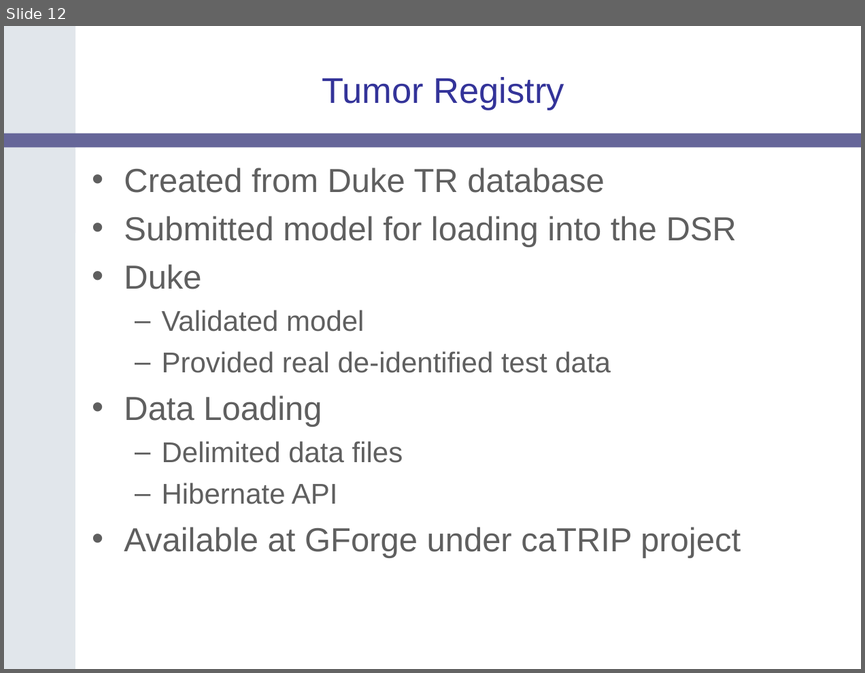
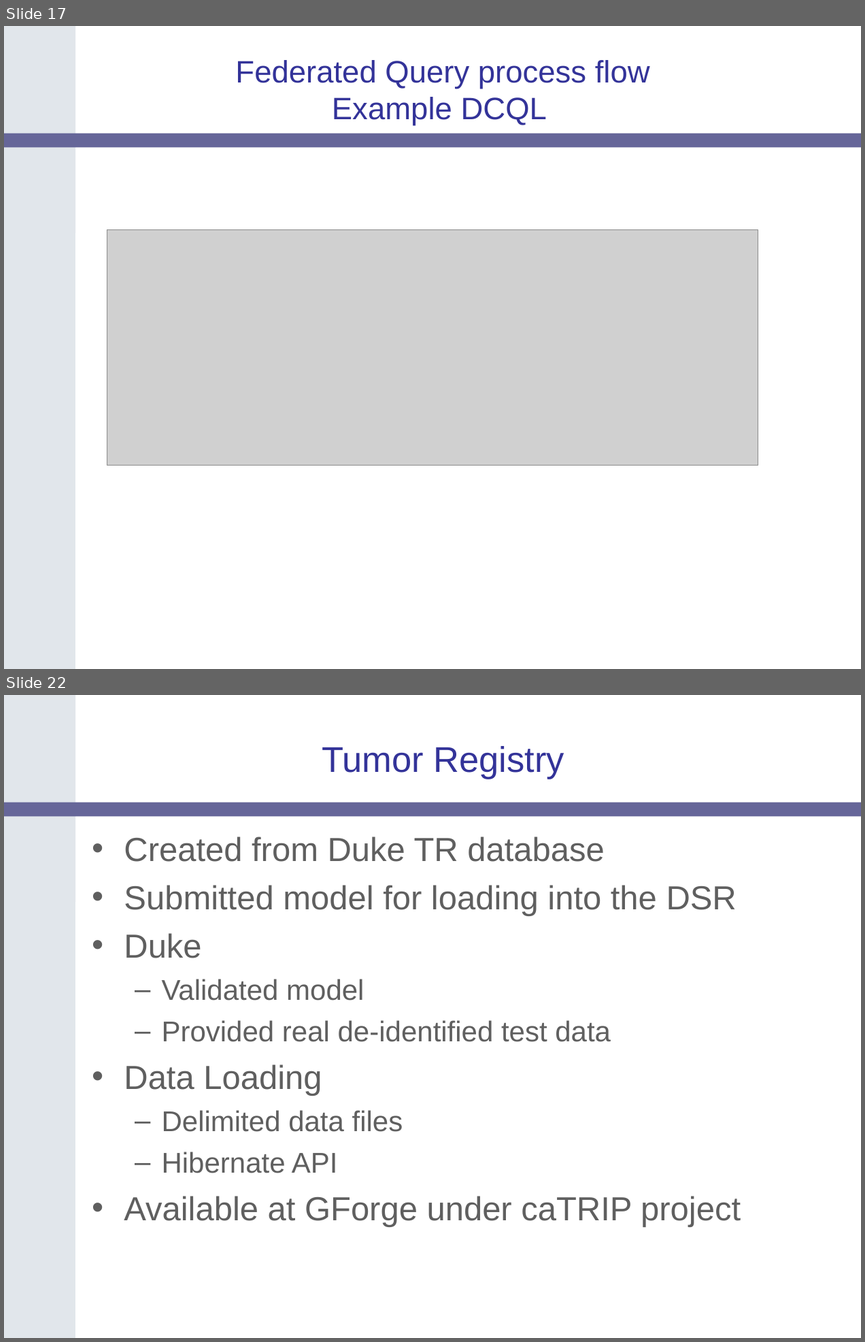
Before and after one commit to NCIP/catrip, a slide deck: catrip/documentation/presentations/catrip_beta_demo_2006_11_01/catrip_demo_2006_11_01.ppt. Shown one above the other, each under a label of ours: slide 12 before the commit, slides 17 and 22 after it; the slides between them are not shown. The pictures are 865x673 and 865x1342 pixels, drawn with LibreOffice and Linux fonts; fonts in the diff are those of the drawing; grey boxes stand for pictures; background and template pictures are left out. Boxes give left, top, right and bottom in pixels: in the first picture for what was removed or moved away, otherwise in the second. Text is boxed around its words. In the diff, an @@ line names an element or a change of style, - is before the commit and + after.

```diff
--- a/catrip/documentation/presentations/catrip_beta_demo_2006_11_01/catrip_demo_2006_11_01.ppt
+++ b/catrip/documentation/presentations/catrip_beta_demo_2006_11_01/catrip_demo_2006_11_01.ppt
@@ slide 17 added at [4,26,861,669], background #FFFFFF; not listed: 2 template elements that a slide beside it also shows @@
@@ title added at [235,60,650,126], 26 pt, text #333399 @@
+Federated Query process flow
+Example DCQL
@@ picture added at [107,230,757,465] @@
@@ what was slide 12 is now slide 22 @@
```
Also in this commit, not shown: 9 other slides added.
